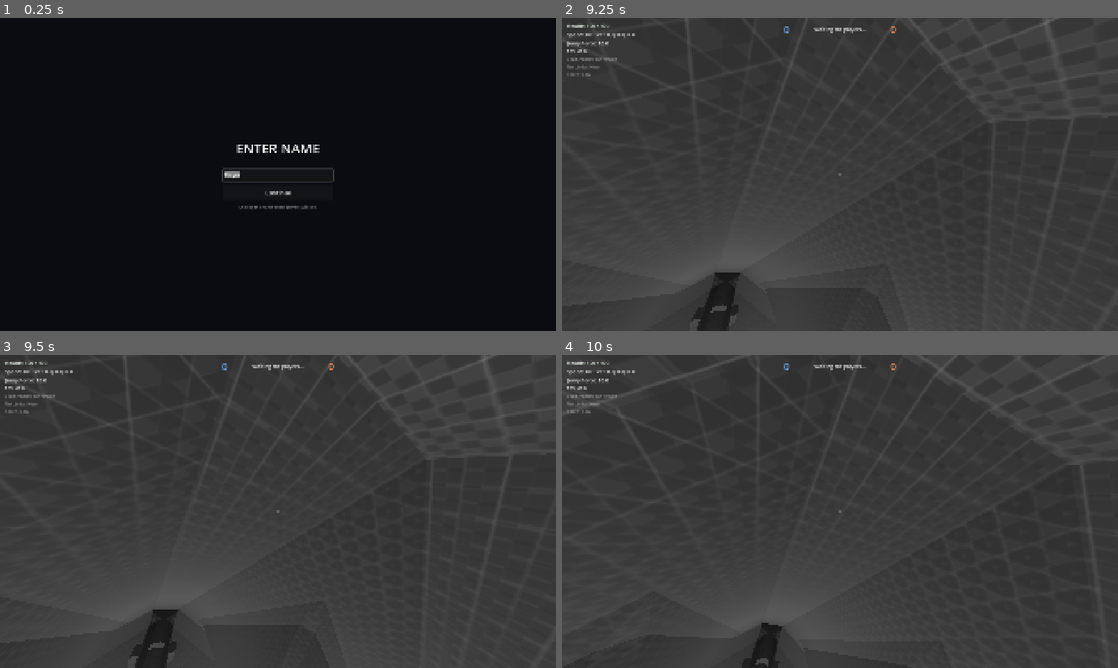
Above: before the commit, frames 1-4 (two rows, left to right).
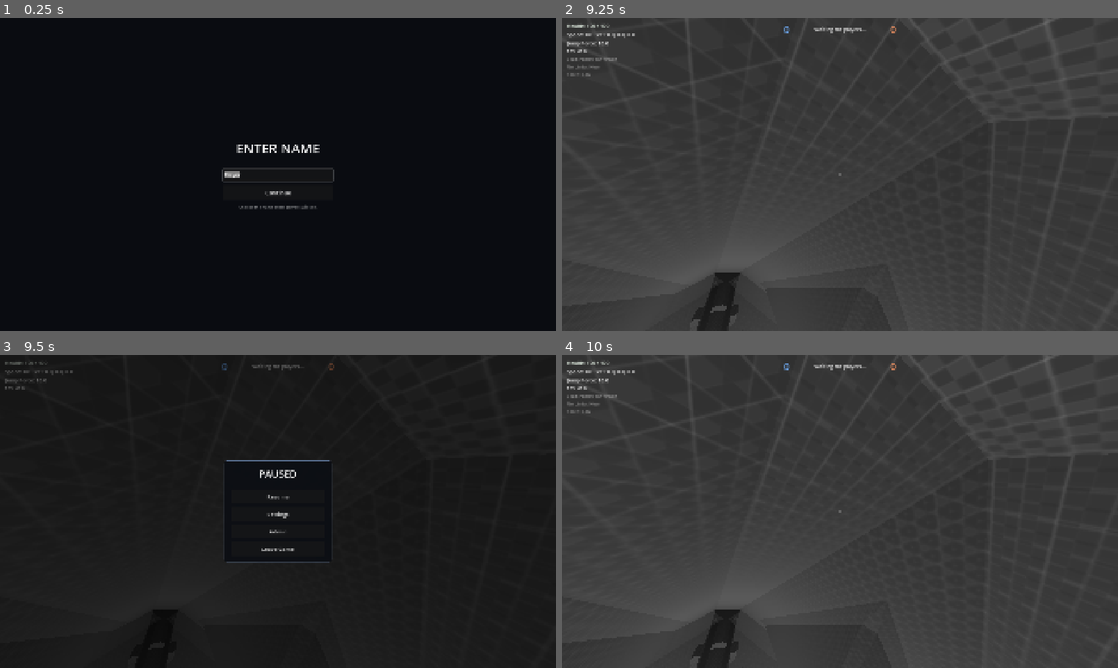
Above: after the commit, the same moments.

Repository: mylestt/enders-game-inspo
Game: Godot game, scene res://scenes/start_menu.tscn
The game is run twice, just before and just after one commit, with the same random seed, the same clock (stepped at 60 frames per second) and the same inputs.
Inputs (mouse positions are in pixels of both pictures, inside the frame that each line leads up to):
- Up to frame 1 (0.25 s): no input
- Up to frame 2 (9.25 s): click "Continue" at 0.5 s; click "Settings" at 1.25 s; click "Reset to Defaults" at 2 s; click "Test Arena" at 2.75 s; click "Launch" at 3.5 s; tap Enter at 4.25, 6.5, 8 s; move the mouse to (867, 174) at 4.27 s; hold Alt (free_look) 4.28-5.03 s; hold W (booster_forward) 4.28-8.78 s; click (867, 174) at 4.42 s; tap F (grab) at 4.55, 5.1, 6.8, 8.1, 9.05 s; tap Space (push) at 5, 5.3, 5.85, 7.25, 7.55 s; move the mouse to (812, 174) at 5.02 s; click (812, 174) at 5.17 s; move the mouse to (851, 168) at 5.77 s; hold Alt (free_look) 5.78-6.53 s; click (851, 168) at 5.92 s; move the mouse to (834, 180) at 6.52 s; tap Ctrl (ctrl_push) at 6.6 s; click (834, 180) at 6.67 s; move the mouse to (878, 177) at 7.27 s; hold Alt (free_look) 7.28-8.03 s; click (878, 177) at 7.42 s; tap Tab (debug_camera) at 7.9 s; move the mouse to (795, 171) at 8.02 s; click (795, 171) at 8.17 s; tap Alt (free_look) at 8.3 s; tap B (toggle_buy_menu) at 8.65, 8.75 s; move the mouse to (867, 174) at 8.77 s; hold S (booster_backward) from 8.78 s (still down); tap J (join_game) at 8.85 s; click (867, 174) at 8.92 s
- Up to frame 3 (9.5 s): keep holding S (booster_backward); tap Escape (ui_cancel) at 9.4 s
- Up to frame 4 (10 s): release S (booster_backward) at 9.5 s; click (840, 495) at 9.5 s, where only the run after the commit has a clickable "Resume"

Frames 1-2 are identical in both runs. In frame 3, 99% of the frame differs, in the area x 0-100%, y 0-100%; in frame 4, 2.4%.

Commit message:
added pause menu in game, as well as new server console

Diff:
--- a/scenes/network_manager.gd
+++ b/scenes/network_manager.gd
@@ -104,6 +104,7 @@
 
 	reset_net_report()
 	create_network_debug_overlay()
+	create_pause_menu()
 
 	print("NetworkManager ready.")
 	print("Current multiplayer peer active: ", has_active_multiplayer_peer())
@@ -457,6 +458,25 @@
 		return multiplayer.get_unique_id()
 
 	return 1
+
+
+# This machine's own player node, or null if not spawned yet.
+func get_local_player() -> Node:
+	return players_by_peer_id.get(get_local_peer_id(), null)
+
+
+# Server-side: forcibly disconnect a client (admin "kick"). Returns true if it ran.
+func server_kick_peer(peer_id: int) -> bool:
+	if not multiplayer.is_server() or peer_id == 1:
+		return false
+
+	var mp := multiplayer.multiplayer_peer
+
+	if mp is ENetMultiplayerPeer:
+		(mp as ENetMultiplayerPeer).disconnect_peer(peer_id)
+		return true
+
+	return false
 
 
 @rpc("authority", "call_local", "reliable")
@@ -1435,7 +1455,14 @@
 		"worst_gap_ms": 0.0,
 		"min_update_hz": INF,
 	}
+	# Clear ALL per-peer arrival timing, not just the max gap. Otherwise the first packet of
+	# the new round is timed against the last packet of the previous round, so every report
+	# inherits the ~7s round-end/countdown silence (and that 0.14Hz sample tanks the update
+	# rate). Clearing here makes the gap/rate reflect only intra-round arrivals.
 	net_diag_round_max_gap_by_peer.clear()
+	net_diag_last_recv_by_peer.clear()
+	net_diag_last_gap_by_peer.clear()
+	net_diag_rate_by_peer.clear()
 
 
 func accumulate_net_report(delta: float) -> void:
@@ -1549,3 +1576,16 @@
 
 	if net_diag_overlay.has_method("setup"):
 		net_diag_overlay.call("setup", self)
+
+
+# Builds the in-game Escape menu (Resume / Settings / Admin / Leave). Skipped on a headless
+# server, which has no screen.
+func create_pause_menu() -> void:
+	if DisplayServer.get_name() == "headless":
+		return
+
+	var pause_menu := preload("res://scripts/pause_menu.gd").new()
+	add_child(pause_menu)
+
+	if pause_menu.has_method("setup"):
+		pause_menu.call("setup", self, get_node_or_null("../ServerAdmin"))
--- /dev/null
+++ b/scripts/admin_menu.gd
@@ -0,0 +1,255 @@
+extends CanvasLayer
+
+# Password-gated admin panel (centered). Opened from the pause menu. Actions route through
+# ServerAdmin.submit_client_command(cmd, key); the server validates the key (which is the
+# same password). The password is typed once, then remembered in GameSettings.
+
+signal closed
+
+const ADMIN_PASSWORD := "Aa123456!"
+
+var network_manager: Node
+var server_admin: Node
+
+var password_box: VBoxContainer
+var panel_box: VBoxContainer
+var password_field: LineEdit
+var password_status: Label
+var players_column: VBoxContainer
+var output_label: Label
+
+
+func setup(nm: Node, sa: Node) -> void:
+	network_manager = nm
+	server_admin = sa
+
+	if server_admin == null:
+		server_admin = find_server_admin()
+
+	if server_admin != null and server_admin.has_signal("admin_response_received"):
+		server_admin.admin_response_received.connect(_on_admin_response)
+
+	# Skip the prompt if the correct password was already entered and saved.
+	if GameSettings.admin_password == ADMIN_PASSWORD:
+		show_panel()
+	else:
+		show_password()
+
+
+func _ready() -> void:
+	layer = 130
+	process_mode = Node.PROCESS_MODE_ALWAYS
+	build_ui()
+
+
+func build_ui() -> void:
+	var root := Control.new()
+	root.set_anchors_preset(Control.PRESET_FULL_RECT)
+	add_child(root)
+
+	var dim := ColorRect.new()
+	dim.color = Color(0.0, 0.0, 0.0, 0.6)
+	dim.set_anchors_preset(Control.PRESET_FULL_RECT)
+	dim.mouse_filter = Control.MOUSE_FILTER_STOP
+	root.add_child(dim)
+
+	var center := CenterContainer.new()
+	center.set_anchors_preset(Control.PRESET_FULL_RECT)
+	root.add_child(center)
+
+	var panel := PanelContainer.new()
+	var style := StyleBoxFlat.new()
+	style.bg_color = Color(0.05, 0.06, 0.08, 0.99)
+	style.border_color = Color(0.6, 0.42, 0.42, 0.8)
+	style.set_border_width_all(1)
+	style.set_corner_radius_all(8)
+	style.content_margin_left = 26
+	style.content_margin_right = 26
+	style.content_margin_top = 22
+	style.content_margin_bottom = 22
+	panel.add_theme_stylebox_override("panel", style)
+	center.add_child(panel)
+
+	var holder := VBoxContainer.new()
+	holder.custom_minimum_size = Vector2(400.0, 0.0)
+	holder.add_theme_constant_override("separation", 12)
+	panel.add_child(holder)
+
+	var title := Label.new()
+	title.text = "ADMIN"
+	title.horizontal_alignment = HORIZONTAL_ALIGNMENT_CENTER
+	title.add_theme_font_size_override("font_size", 30)
+	holder.add_child(title)
+
+	# --- Password view -------------------------------------------------------------
+	password_box = VBoxContainer.new()
+	password_box.add_theme_constant_override("separation", 10)
+	holder.add_child(password_box)
+
+	var pw_label := Label.new()
+	pw_label.text = "Enter admin password"
+	pw_label.horizontal_alignment = HORIZONTAL_ALIGNMENT_CENTER
+	password_box.add_child(pw_label)
+
+	password_field = LineEdit.new()
+	password_field.secret = true
+	password_field.placeholder_text = "Password"
+	password_field.custom_minimum_size = Vector2(0.0, 40.0)
+	password_field.text_submitted.connect(_on_password_submitted)
+	password_box.add_child(password_field)
+
+	add_button(password_box, "Unlock", _on_unlock_pressed)
+
+	password_status = Label.new()
+	password_status.horizontal_alignment = HORIZONTAL_ALIGNMENT_CENTER
+	password_status.add_theme_color_override("font_color", Color(1.0, 0.6, 0.6, 0.9))
+	password_box.add_child(password_status)
+
+	add_button(password_box, "Close", _on_close_pressed)
+
+	# --- Admin panel view ----------------------------------------------------------
+	panel_box = VBoxContainer.new()
+	panel_box.add_theme_constant_override("separation", 8)
+	holder.add_child(panel_box)
+
+	add_button(panel_box, "Restart Round", send_command.bind("restart_round"))
+	add_button(panel_box, "Restart Match", send_command.bind("restart_match"))
+	add_button(panel_box, "End Round", send_command.bind("end_round"))
+
+	var players_title := Label.new()
+	players_title.text = "Players   ( +1 point  /  +$1000  /  Kick )"
+	players_title.add_theme_font_size_override("font_size", 15)
+	panel_box.add_child(players_title)
+
+	players_column = VBoxContainer.new()
+	players_column.add_theme_constant_override("separation", 6)
+	panel_box.add_child(players_column)
+
+	output_label = Label.new()
+	output_label.autowrap_mode = TextServer.AUTOWRAP_WORD_SMART
+	output_label.add_theme_font_size_override("font_size", 13)
+	output_label.add_theme_color_override("font_color", Color(0.78, 0.9, 1.0, 0.9))
+	output_label.custom_minimum_size = Vector2(0.0, 38.0)
+	panel_box.add_child(output_label)
+
+	add_button(panel_box, "Close", _on_close_pressed)
+
+	password_box.visible = false
+	panel_box.visible = false
+
+
+func add_button(parent: Node, text: String, handler: Callable) -> Button:
+	var button := Button.new()
+	button.text = text
+	button.custom_minimum_size = Vector2(0.0, 42.0)
+	button.focus_mode = Control.FOCUS_NONE
+	button.add_theme_font_size_override("font_size", 17)
+	button.pressed.connect(handler)
+	parent.add_child(button)
+	return button
+
+
+func add_small_button(parent: Node, text: String, handler: Callable) -> Button:
+	var button := Button.new()
+	button.text = text
+	button.custom_minimum_size = Vector2(52.0, 32.0)
+	button.focus_mode = Control.FOCUS_NONE
+	button.pressed.connect(handler)
+	parent.add_child(button)
+	return button
+
+
+func show_password() -> void:
+	password_field.text = ""
+	password_status.text = ""
+	password_box.visible = true
+	panel_box.visible = false
+	password_field.grab_focus()
+
+
+func show_panel() -> void:
+	password_box.visible = false
+	panel_box.visible = true
+	refresh_players()
+
+
+func refresh_players() -> void:
+	for child in players_column.get_children():
+		child.queue_free()
+
+	if network_manager == null or not ("players_by_peer_id" in network_manager):
+		return
+
+	for peer_id in network_manager.players_by_peer_id.keys():
+		var row := HBoxContainer.new()
+		row.add_theme_constant_override("separation", 6)
+
+		var name_label := Label.new()
+		var display_name := str(peer_id)
+
+		if network_manager.has_method("get_player_name"):
+			display_name = str(network_manager.call("get_player_name", peer_id)) + " (" + str(peer_id) + ")"
+
+		name_label.text = display_name
+		name_label.size_flags_horizontal = Control.SIZE_EXPAND_FILL
+		row.add_child(name_label)
+
+		add_small_button(row, "+1", send_command.bind("add_score " + str(peer_id) + " 1"))
+		add_small_button(row, "+$", send_command.bind("give_money " + str(peer_id) + " 1000"))
+		add_small_button(row, "Kick", send_command.bind("kick " + str(peer_id)))
+
+		players_column.add_child(row)
+
+
+func send_command(command: String) -> void:
+	if server_admin == null:
+		server_admin = find_server_admin()
+
+	if server_admin == null:
+		output_label.text = "ServerAdmin node not found."
+		return
+
+	output_label.text = "> " + command
+	server_admin.call("submit_client_command", command, GameSettings.admin_password)
+
+
+func find_server_admin() -> Node:
+	var scene := get_tree().current_scene
+
+	if scene != null:
+		return scene.get_node_or_null("ServerAdmin")
+
+	return null
+
+
+func _on_password_submitted(_text: String) -> void:
+	try_unlock()
+
+
+func _on_unlock_pressed() -> void:
+	try_unlock()
+
+
+func try_unlock() -> void:
+	if password_field.text == ADMIN_PASSWORD:
+		GameSettings.admin_password = password_field.text
+		GameSettings.save()
+		show_panel()
+	else:
+		password_status.text = "Incorrect password."
+		password_field.text = ""
+
+
+func _on_admin_response(response: String) -> void:
+	if output_label != null:
+		output_label.text = response
+
+
+func _on_close_pressed() -> void:
+	closed.emit()
+
+
+func _unhandled_input(event: InputEvent) -> void:
+	if event.is_action_pressed("ui_cancel"):
+		closed.emit()
+		get_viewport().set_input_as_handled()
--- a/scripts/game_launch.gd
+++ b/scripts/game_launch.gd
@@ -37,7 +37,9 @@
 static var starting_cash: int = 200000
 static var points_to_win: int = 8
 static var round_time_limit: float = 0.0
-static var admin_key: String = ""
+# Shared admin password. The in-game admin menu sends this to authorize server commands, so
+# it doubles as the server's admin key. Override per-server with --admin-key if you want.
+static var admin_key: String = "Aa123456!"
 
 # Map selection from the map-setup menu, consumed by MapGenerator at runtime.
 # Maps are hand-built scenes referenced by id; see MapGenerator.MAPS.
--- a/scripts/game_settings.gd
+++ b/scripts/game_settings.gd
@@ -19,6 +19,8 @@
 static var mouse_sensitivity: float = DEFAULT_SENSITIVITY
 static var master_volume: float = DEFAULT_VOLUME
 static var fullscreen: bool = DEFAULT_FULLSCREEN
+# Remembered admin-menu password, so it only has to be typed once. Persisted to settings.cfg.
+static var admin_password: String = ""
 
 # The project's original keybinds, captured before any saved overrides are applied,
 # so "Reset to Defaults" can restore them.
@@ -36,6 +38,7 @@
 		mouse_sensitivity = float(config.get_value("gameplay", "mouse_sensitivity", DEFAULT_SENSITIVITY))
 		master_volume = clampf(float(config.get_value("audio", "master_volume", DEFAULT_VOLUME)), 0.0, 1.0)
 		fullscreen = bool(config.get_value("video", "fullscreen", DEFAULT_FULLSCREEN))
+		admin_password = String(config.get_value("admin", "password", ""))
 		apply_keybinds_from_config(config)
 
 	apply_audio()
@@ -48,6 +51,7 @@
 	config.set_value("gameplay", "mouse_sensitivity", mouse_sensitivity)
 	config.set_value("audio", "master_volume", master_volume)
 	config.set_value("video", "fullscreen", fullscreen)
+	config.set_value("admin", "password", admin_password)
 	save_keybinds_to_config(config)
 	config.save(CONFIG_PATH)
 
--- /dev/null
+++ b/scripts/pause_menu.gd
@@ -0,0 +1,198 @@
+extends CanvasLayer
+
+# In-game Escape menu (Resume / Settings / Admin / Leave). Procedural per project convention.
+# Works in both single-player Test Arena and multiplayer. Hosts the Settings panel and the
+# password-gated Admin panel as sub-menus. Does NOT pause the SceneTree (that would freeze a
+# multiplayer session); instead it locks the local player via set_external_menu_open().
+
+var network_manager: Node
+var server_admin: Node
+
+var root: Control
+var is_open: bool = false
+var submenu: Node          # open Settings/Admin sub-menu, or null
+
+
+func setup(nm: Node, sa: Node) -> void:
+	network_manager = nm
+	server_admin = sa
+
+
+func _ready() -> void:
+	layer = 110
+	process_mode = Node.PROCESS_MODE_ALWAYS
+	build_ui()
+	root.visible = false
+
+
+func build_ui() -> void:
+	root = Control.new()
+	root.set_anchors_preset(Control.PRESET_FULL_RECT)
+	add_child(root)
+
+	var dim := ColorRect.new()
+	dim.color = Color(0.0, 0.0, 0.0, 0.55)
+	dim.set_anchors_preset(Control.PRESET_FULL_RECT)
+	dim.mouse_filter = Control.MOUSE_FILTER_STOP
+	root.add_child(dim)
+
+	var center := CenterContainer.new()
+	center.set_anchors_preset(Control.PRESET_FULL_RECT)
+	root.add_child(center)
+
+	var panel := PanelContainer.new()
+	var style := StyleBoxFlat.new()
+	style.bg_color = Color(0.05, 0.06, 0.08, 0.98)
+	style.border_color = Color(0.4, 0.5, 0.65, 0.7)
+	style.set_border_width_all(1)
+	style.set_corner_radius_all(8)
+	style.content_margin_left = 26
+	style.content_margin_right = 26
+	style.content_margin_top = 22
+	style.content_margin_bottom = 22
+	panel.add_theme_stylebox_override("panel", style)
+	center.add_child(panel)
+
+	var column := VBoxContainer.new()
+	column.custom_minimum_size = Vector2(320.0, 0.0)
+	column.add_theme_constant_override("separation", 12)
+	panel.add_child(column)
+
+	var title := Label.new()
+	title.text = "PAUSED"
+	title.horizontal_alignment = HORIZONTAL_ALIGNMENT_CENTER
+	title.add_theme_font_size_override("font_size", 34)
+	column.add_child(title)
+
+	var spacer := Control.new()
+	spacer.custom_minimum_size = Vector2(0.0, 8.0)
+	column.add_child(spacer)
+
+	add_button(column, "Resume", _on_resume)
+	add_button(column, "Settings", _on_settings)
+	add_button(column, "Admin", _on_admin)
+	add_button(column, "Leave Game", _on_leave)
+
+
+func add_button(parent: Node, text: String, handler: Callable) -> Button:
+	var button := Button.new()
+	button.text = text
+	button.custom_minimum_size = Vector2(0.0, 48.0)
+	button.focus_mode = Control.FOCUS_NONE
+	button.add_theme_font_size_override("font_size", 19)
+	button.pressed.connect(handler)
+	parent.add_child(button)
+	return button
+
+
+func _unhandled_input(event: InputEvent) -> void:
+	if not event.is_action_pressed("ui_cancel"):
+		return
+
+	# A sub-menu (Settings/Admin) owns its own Escape; don't double-handle.
+	if submenu != null and is_instance_valid(submenu):
+		return
+
+	# While closed, let an open buy menu keep Escape for itself.
+	if not is_open and is_buy_menu_open():
+		return
+
+	toggle()
+	get_viewport().set_input_as_handled()
+
+
+func is_buy_menu_open() -> bool:
+	if network_manager != null and "buy_menu" in network_manager and network_manager.buy_menu != null:
+		var bm = network_manager.buy_menu
+
+		if "menu_open" in bm:
+			return bool(bm.menu_open)
+
+	return false
+
+
+func toggle() -> void:
+	if is_open:
+		close()
+	else:
+		open()
+
+
+func open() -> void:
+	is_open = true
+	root.visible = true
+	Input.mouse_mode = Input.MOUSE_MODE_VISIBLE
+	set_player_menu_lock(true)
+
+
+func close() -> void:
+	is_open = false
+	root.visible = false
+	close_submenu()
+	set_player_menu_lock(false)
+	Input.mouse_mode = Input.MOUSE_MODE_CAPTURED
+
+
+func set_player_menu_lock(locked: bool) -> void:
+	var player: Node = null
+
+	if network_manager != null and network_manager.has_method("get_local_player"):
+		player = network_manager.get_local_player()
+
+	if player != null and player.has_method("set_external_menu_open"):
+		player.call("set_external_menu_open", locked)
+
+
+func _on_resume() -> void:
+	close()
+
+
+func _on_settings() -> void:
+	if submenu != null and is_instance_valid(submenu):
+		return
+
+	var settings := SettingsMenu.new()
+	submenu = settings
+	add_child(settings)
+	settings.set_anchors_preset(Control.PRESET_FULL_RECT)
+	settings.closed.connect(_on_submenu_closed.bind(settings))
+
+
+func _on_admin() -> void:
+	if submenu != null and is_instance_valid(submenu):
+		return
+
+	var admin = preload("res://scripts/admin_menu.gd").new()
+	submenu = admin
+	add_child(admin)
+
+	if admin.has_method("setup"):
+		admin.call("setup", network_manager, server_admin)
+
+	if admin.has_signal("closed"):
+		admin.connect("closed", _on_submenu_closed.bind(admin))
+
+
+func _on_submenu_closed(menu: Node) -> void:
+	if menu != null and is_instance_valid(menu):
+		menu.queue_free()
+
+	if submenu == menu:
+		submenu = null
+
+
+func close_submenu() -> void:
+	if submenu != null and is_instance_valid(submenu):
+		submenu.queue_free()
+
+	submenu = null
+
+
+func _on_leave() -> void:
+	set_player_menu_lock(false)
+	get_tree().paused = false
+
+	if network_manager != null and network_manager.has_method("clear_runtime_multiplayer_state"):
+		network_manager.call("clear_runtime_multiplayer_state")
+
+	get_tree().change_scene_to_file.call_deferred("res://scenes/start_menu.tscn")
--- a/scripts/player.gd
+++ b/scripts/player.gd
@@ -25,6 +25,9 @@
 @export var weapon_aim_reticle_use_world_raycast: bool = false
 
 var buy_menu_open: bool = false
+# True while the pause/settings/admin menu is open. Locks input the same way the buy menu
+# does and stops the mouse from re-capturing on click so the menu stays usable.
+var external_menu_open: bool = false
 var is_dead: bool = false
 
 var peer_id: int = 0
@@ -172,7 +175,7 @@
 	if event.is_action_pressed("ui_cancel"):
 		Input.mouse_mode = Input.MOUSE_MODE_VISIBLE
 
-	if event is InputEventMouseButton and event.pressed:
+	if event is InputEventMouseButton and event.pressed and not external_menu_open and not buy_menu_open:
 		Input.mouse_mode = Input.MOUSE_MODE_CAPTURED
 
 
@@ -675,6 +678,9 @@
 	if is_dead:
 		return true
 
+	if external_menu_open:
+		return true
+
 	if is_surface_walk_mode_active():
 		return false
 
@@ -721,6 +727,22 @@
 		Input.mouse_mode = Input.MOUSE_MODE_VISIBLE
 	else:
 		Input.mouse_mode = Input.MOUSE_MODE_CAPTURED
+
+
+# Called by the pause/settings/admin menu. Locks player input (via is_input_locked) and
+# clears any buffered look motion so the camera doesn't lurch when the menu closes.
+func set_external_menu_open(value: bool) -> void:
+	if not is_local_player:
+		return
+
+	external_menu_open = value
+
+	if movement_controller != null:
+		movement_controller.clear_mouse_motion()
+		movement_controller.clear_free_look_mouse_motion()
+
+	if value and weapon_inventory != null:
+		weapon_inventory.update_weapon_input(false)
 
 
 func apply_grab_distance_upgrade(level: int) -> void:
--- a/scripts/server_admin.gd
+++ b/scripts/server_admin.gd
@@ -153,6 +153,8 @@
 			return players_text()
 		"status", "start", "end", "end_round", "restart", "restart_round", "restart_match", "set_score", "add_score", "set_min_players", "set_points_to_win", "set_round_time", "rules":
 			return run_round_command(raw)
+		"kick":
+			return kick_command(parts)
 		"set_starting_cash":
 			return set_starting_cash_command(parts)
 		"give_money", "add_money":
@@ -170,6 +172,24 @@
 	return round_manager.server_command(command)
 
 
+func kick_command(parts: PackedStringArray) -> String:
+	if parts.size() < 2 or not String(parts[1]).is_valid_int():
+		return "Usage: kick <peer_id>"
+
+	if network_manager == null:
+		return "NetworkManager missing."
+
+	if not network_manager.has_method("server_kick_peer"):
+		return "Kick unsupported."
+
+	var peer_id := int(parts[1])
+
+	if bool(network_manager.call("server_kick_peer", peer_id)):
+		return "Kicked player " + str(peer_id) + "."
+
+	return "Could not kick player " + str(peer_id) + "."
+
+
 func set_starting_cash_command(parts: PackedStringArray) -> String:
 	if parts.size() < 2 or not String(parts[1]).is_valid_int():
 		return "Usage: set_starting_cash <amount>"
@@ -248,5 +268,6 @@
 		"Commands: status, players, rules, start, end_round [winner_peer_id], "
 		+ "restart_round, restart_match, set_score <peer> <score>, add_score <peer> <amount>, "
 		+ "set_min_players <count>, set_points_to_win <count>, set_round_time <seconds>, "
-		+ "set_starting_cash <amount>, give_money <peer|all> <amount>, set_money <peer|all> <amount>"
+		+ "set_starting_cash <amount>, give_money <peer|all> <amount>, set_money <peer|all> <amount>, "
+		+ "kick <peer_id>"
 	)
Not shown, added: scripts/admin_menu.gd.uid
Not shown, added: scripts/pause_menu.gd.uid
Not shown, changed: build/enders_server.x86_64
Not shown, changed: build/mac/EndersGameInspo.zip
Not shown, changed: build/windows/EndersGameInspo.exe
